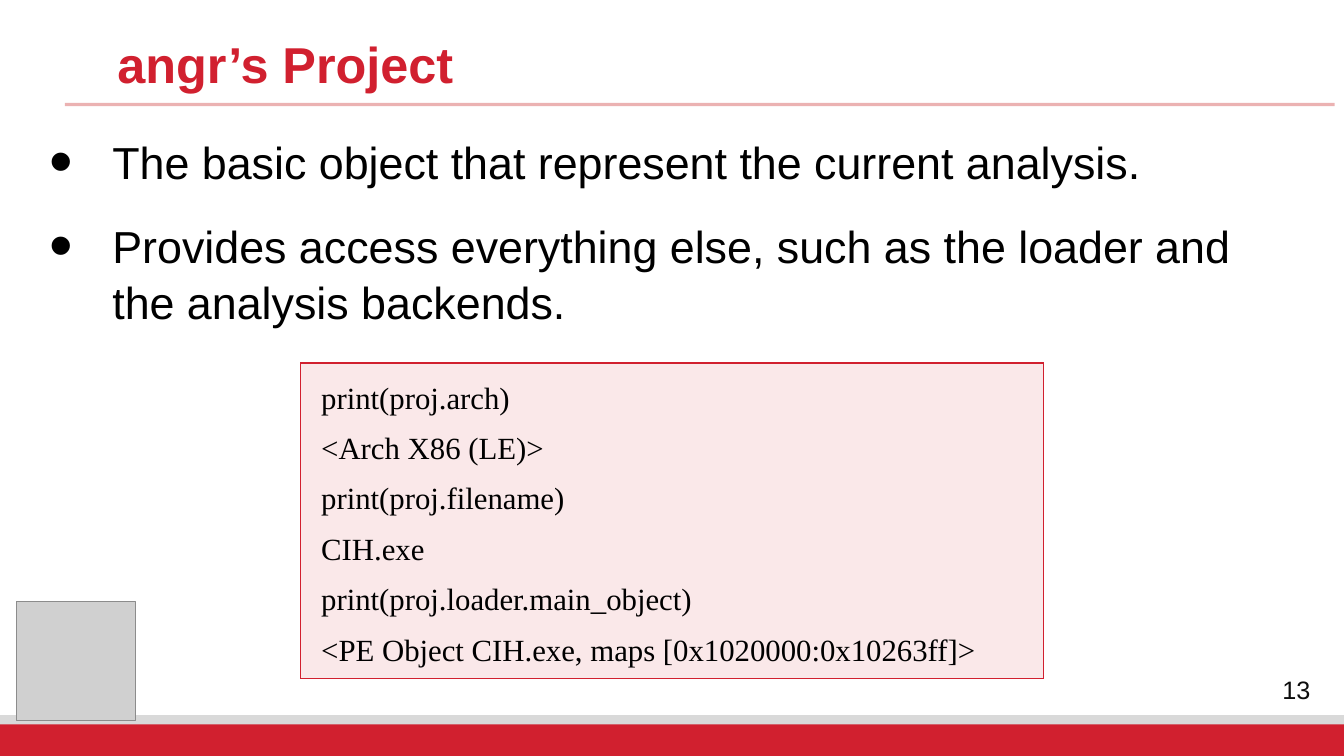
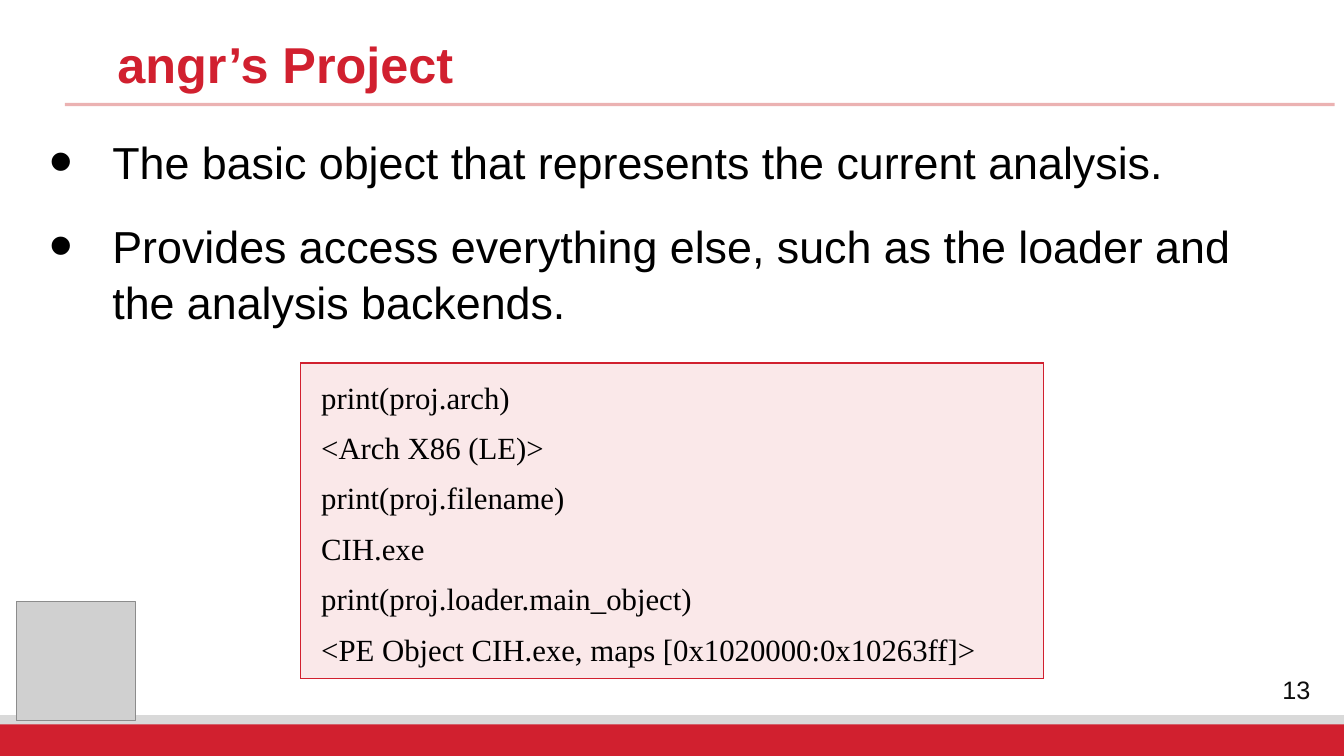
Before and after one commit to fangtian-zhong/fangtian-zhong.github.io, a slide deck: slide 13 of assets/slides/CSCI_591_Malicious_Code_Analysis_19.pptx. Drawn at 1344x756 pixels with LibreOffice and Linux fonts; fonts in the diff are those of the drawing; grey boxes stand for pictures; background and template pictures are left out. Boxes give left, top, right and bottom in pixels: in the first picture for what was removed or moved away, otherwise in the second. Text is boxed around its words. In the diff, an @@ line names an element or a change of style, - is before the commit and + after.

```diff
--- a/assets/slides/CSCI_591_Malicious_Code_Analysis_19.pptx
+++ b/assets/slides/CSCI_591_Malicious_Code_Analysis_19.pptx
@@ text at <box>112,146,1162,188</box>: text changed @@
-• The basic object that represent the current analysis.
+• The basic object that represents the current analysis.
```
Also in this commit, not shown: 3 other slides changed, 1 other file.
